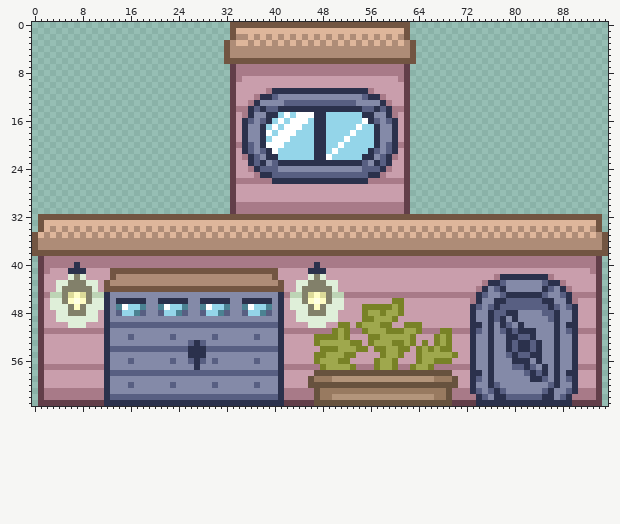
Two versions of one sprite sheet, assets/Houses/house_2x3T_a.png. The picture above is the old version.
The file is 96x64 pixels.
Once edited:
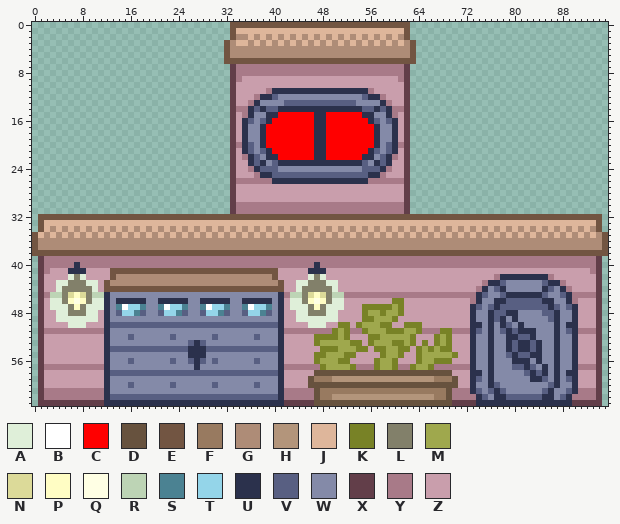
Palette (. is transparent): A #dfefd9  B #ffffff  C #ff0000  D #67523e  E #725542  F #987a60  G #ae8c77  H #b3957b  J #deb69b  K #788226  L #82806a  M #9fa84d  N #dcda99  P #fffdc4  Q #ffffe4  R #bdd4b5  S #4b8292  T #94d5e9  U #2b314c  V #585f82  W #848aa8  X #623e49  Y #a87a88  Z #c99eac
The commit says: updated house graphics to use day/night windows
Edits made:
@@ x 37..58 @@
 14 VUVVUUUUUUUUUUUUUUVVUV
-15 WWUUTBTBBBUUTTTTTTUUWW
-16 WVUTBTBBBTUUTTTTTTBUVW
-17 WUTBTBBBTTUUTTTTTBTTUW
-18 WUBTBBBTTTUUTTTTBTTTUW
-19 WUTBBBTTTTUUTTTBTTTTUW
-20 WUBBBTTTTTUUTTBTTTTTUW
-21 WVUBTTTTTTUUTBTTTTTUVW
-22 VWUUTTTTTTUUBTTTTTUUWV
+15 WWUUCCCCCCUUCCCCCCUUWW
+16 WVUCCCCCCCUUCCCCCCCUVW
+17 WUCCCCCCCCUUCCCCCCCCUW
+18 WUCCCCCCCCUUCCCCCCCCUW
+19 WUCCCCCCCCUUCCCCCCCCUW
+20 WUCCCCCCCCUUCCCCCCCCUW
+21 WVUCCCCCCCUUCCCCCCCUVW
+22 VWUUCCCCCCUUCCCCCCUUWV
 23 VUWVUUUUUUUUUUUUUUVWUV
Boxes around the changes in both pictures, in picture pixels (x1, y1, x2, y2):
changed: (266, 112, 374, 160)
